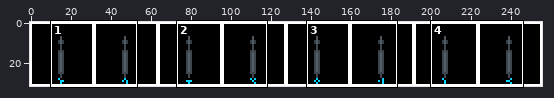
One commit to this sprite sheet: Flee/data/sprites/PRJ_javelin.png. The picture above shows the old version from afar; the outline marks the close-up.
Close-up. Earlier state:
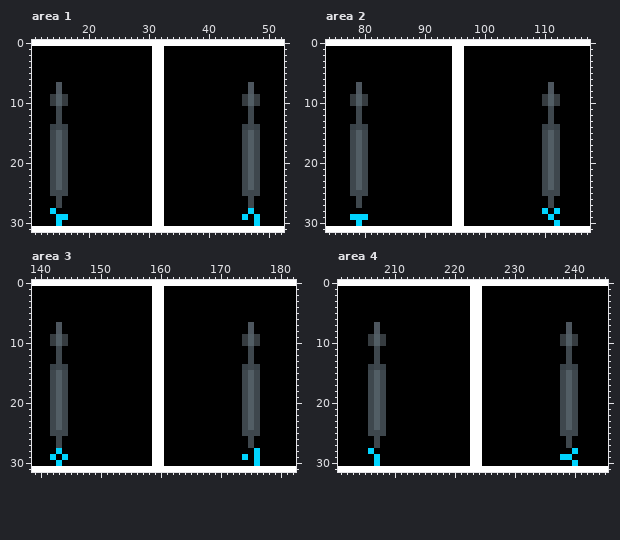
The file is 256x32 pixels. Colours within 5 levels of each other are drawn and written as one. Shown: area 1: x 11..52, y 0..31; area 2: x 74..117, y 0..31; area 3: x 139..182, y 0..31; area 4: x 201..245, y 0..31.
The same view after the edit:
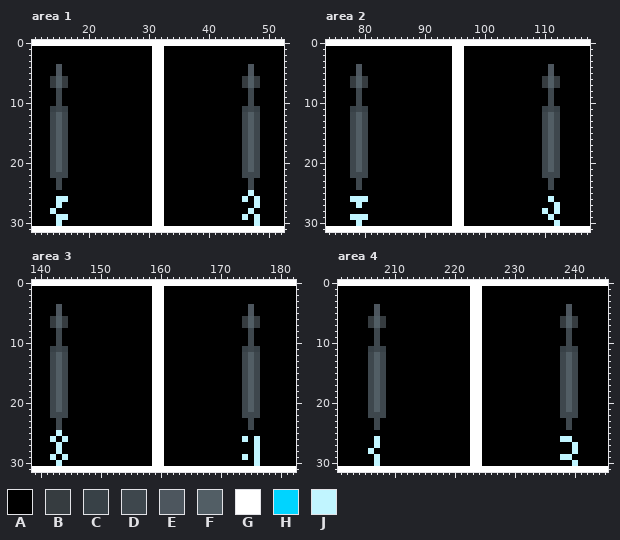
Palette (. is transparent): A #000000  B #363c40  C #384147  D #3e474d  E #4d565e  F #525e65  G #ffffff  H #00d4ff  J #c1f5ff
From old to new:
Changed rows in their new state; - is an unchanged pixel.
Area 1:
first column x 14:
 4 -E-------------------------------E-
 5 -E-------------------------------E-
 6 BFB-----------------------------BFB
 7 BFB-----------------------------BFB
 8 -D-------------------------------D-
 9 ADA-----------------------------ADA
10 ADA-----------------------------ADA
11 C-C-----------------------------C-C
12 DFD-----------------------------DFD
13 DFD-----------------------------DFD
14 DFD-----------------------------DFD
first column x 14:
22 -D-------------------------------D-
23 ADA-----------------------------ADA
24 ADA-----------------------------ADA
25 AAA-----------------------------AJA
26 -JJ-----------------------------JAJ
27 -J-------------------------------AJ
28 J--------------------------------J-
29 -JJ-----------------------------J-J
30 -J--------------------------------J
Area 2:
first column x 78:
 4 -E-------------------------------E-
 5 -E-------------------------------E-
 6 BFB-----------------------------BFB
 7 BFB-----------------------------BFB
 8 -D-------------------------------D-
 9 ADA-----------------------------ADA
10 ADA-----------------------------ADA
11 C-C-----------------------------C-C
12 DFD-----------------------------DFD
13 DFD-----------------------------DFD
14 DFD-----------------------------DFD
first column x 78:
22 -D-------------------------------D-
23 ADA-----------------------------ADA
24 ADA-----------------------------ADA
25 AAA-----------------------------AAA
26 JJJ------------------------------J-
27 -J-------------------------------AJ
28 --------------------------------J-J
29 JJJ------------------------------J-
30 -J--------------------------------J
Area 3:
first column x 142:
 4 -E-------------------------------E-
 5 -E-------------------------------E-
 6 BFB-----------------------------BFB
 7 BFB-----------------------------BFB
 8 -D-------------------------------D-
 9 ADA-----------------------------ADA
10 ADA-----------------------------ADA
11 C-C-----------------------------C-C
12 DFD-----------------------------DFD
13 DFD-----------------------------DFD
14 DFD-----------------------------DFD
first column x 142:
22 -D-------------------------------D-
23 ADA-----------------------------ADA
24 ADA-----------------------------ADA
25 AJA-----------------------------AAA
26 JAJ-----------------------------JAJ
27 -J-------------------------------AJ
28 -J--------------------------------J
29 J-J-----------------------------J-J
30 -J--------------------------------J
Area 4:
first column x 206:
 4 -E-------------------------------E-
 5 -E-------------------------------E-
 6 BFB-----------------------------BFB
 7 BFB-----------------------------BFB
 8 -D-------------------------------D-
 9 ADA-----------------------------ADA
10 ADA-----------------------------ADA
11 C-C-----------------------------C-C
12 DFD-----------------------------DFD
13 DFD-----------------------------DFD
14 DFD-----------------------------DFD
first column x 206:
22 -D-------------------------------D-
23 ADA-----------------------------ADA
24 ADA-----------------------------ADA
25 AAA-----------------------------AAA
26 -J------------------------------JJ-
27 -J-------------------------------AJ
28 J---------------------------------J
29 -J------------------------------JJ-
30 -J--------------------------------J
